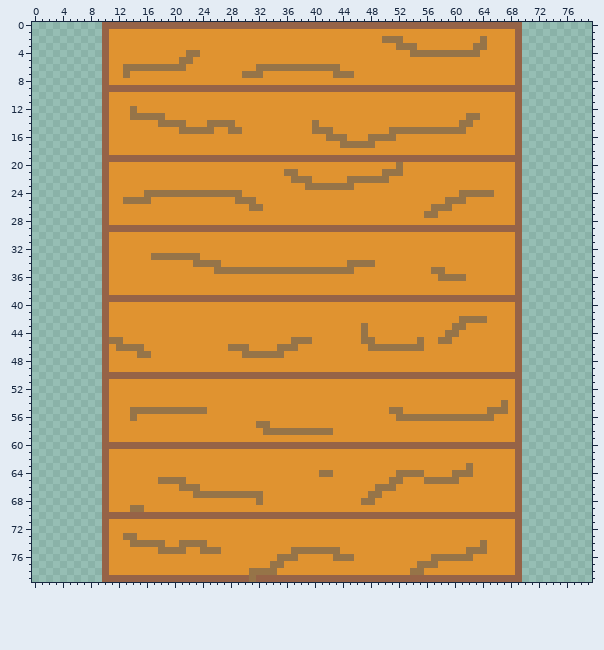
Two states of a sprite sheet, DxLib_TGS2025/Resource/images/Log.png. Above is the file before it was changed.
The file is 80x80 pixels. Colours within 5 levels of each other are drawn and written as one.
The same view after the edit:
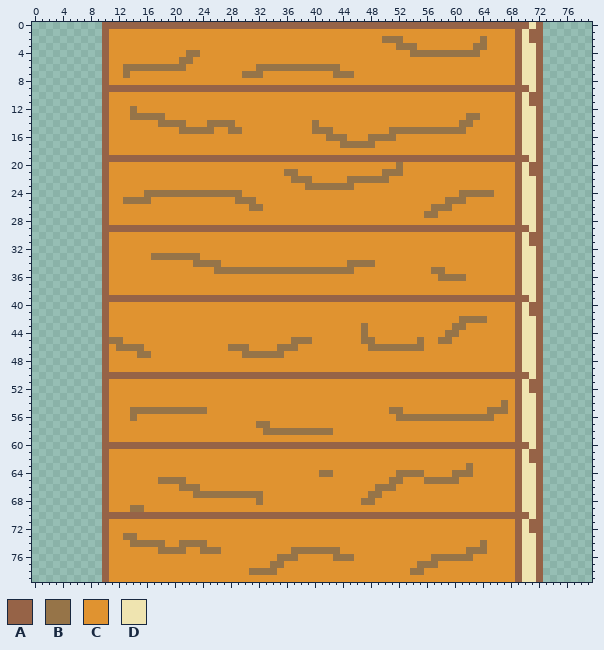
Palette (. is transparent): A #966347  B #967448  C #e09330  D #efe4b0
From old to new:
Colour A is added in row 0 at x 70 and 72; in rows 1 to 2 at x 71 to 72; in rows 3 to 8 at x 72; in row 9 at x 70 and 72; in rows 10 to 11 at x 71 to 72; in rows 12 to 18 at x 72.
Colour A is added in row 19 at x 70 and 72; in rows 20 to 21 at x 71 to 72; in rows 22 to 28 at x 72; in row 29 at x 70 and 72; in rows 30 to 31 at x 71 to 72; in rows 32 to 38 at x 72.
Colour A is added in row 39 at x 70 and 72; in rows 40 to 41 at x 71 to 72; in rows 42 to 49 at x 72; in row 50 at x 70 and 72; in rows 51 to 52 at x 71 to 72; in rows 53 to 59 at x 72.
Colour A is added in row 60 at x 70 and 72; in rows 61 to 62 at x 71 to 72; in rows 63 to 69 at x 72; in row 70 at x 70 and 72; in rows 71 to 72 at x 71 to 72; in rows 73 to 79 at x 72.
Colour C replaces colour A in row 79 at x 11 to 30 and 32 to 68.
Colour C replaces colour B in row 79 at x 31.
Colour D is added in row 0 at x 71; in rows 1 to 2 at x 70; in rows 3 to 8 at x 70 to 71; in row 9 at x 71; in rows 10 to 11 at x 70; in rows 12 to 18 at x 70 to 71.
Colour D is added in row 19 at x 71; in rows 20 to 21 at x 70; in rows 22 to 28 at x 70 to 71; in row 29 at x 71; in rows 30 to 31 at x 70; in rows 32 to 38 at x 70 to 71.
Colour D is added in row 39 at x 71; in rows 40 to 41 at x 70; in rows 42 to 49 at x 70 to 71; in row 50 at x 71; in rows 51 to 52 at x 70; in rows 53 to 59 at x 70 to 71.
Colour D is added in row 60 at x 71; in rows 61 to 62 at x 70; in rows 63 to 69 at x 70 to 71; in row 70 at x 71; in rows 71 to 72 at x 70; in rows 73 to 79 at x 70 to 71.
Pixel boxes of the changes (left, top, right, bottom) in both pictures:
changed: (109, 22, 543, 582)
